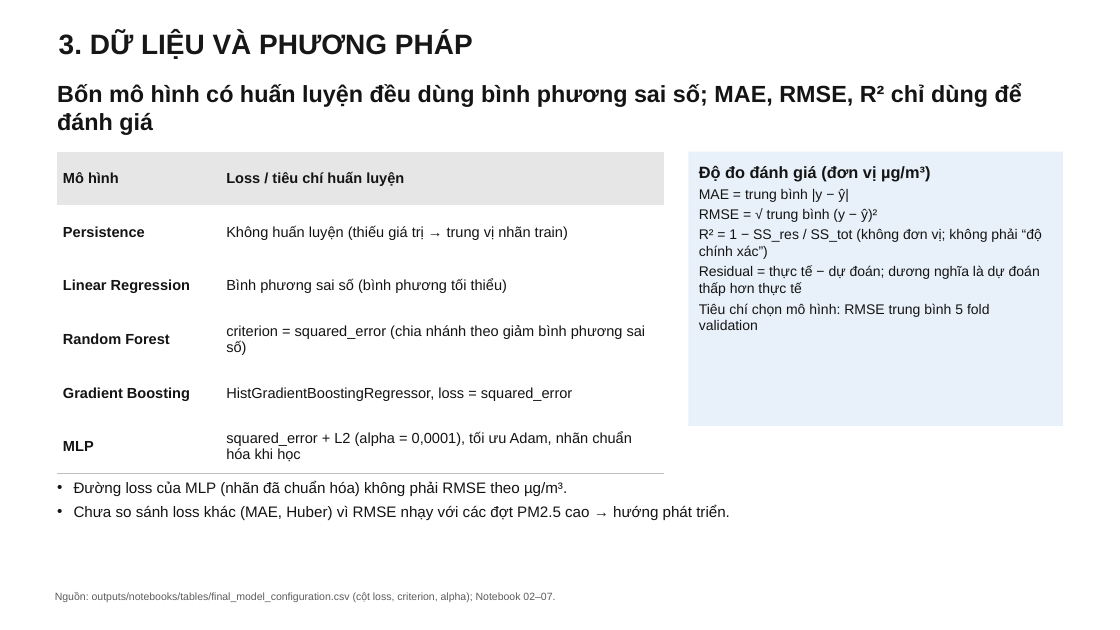
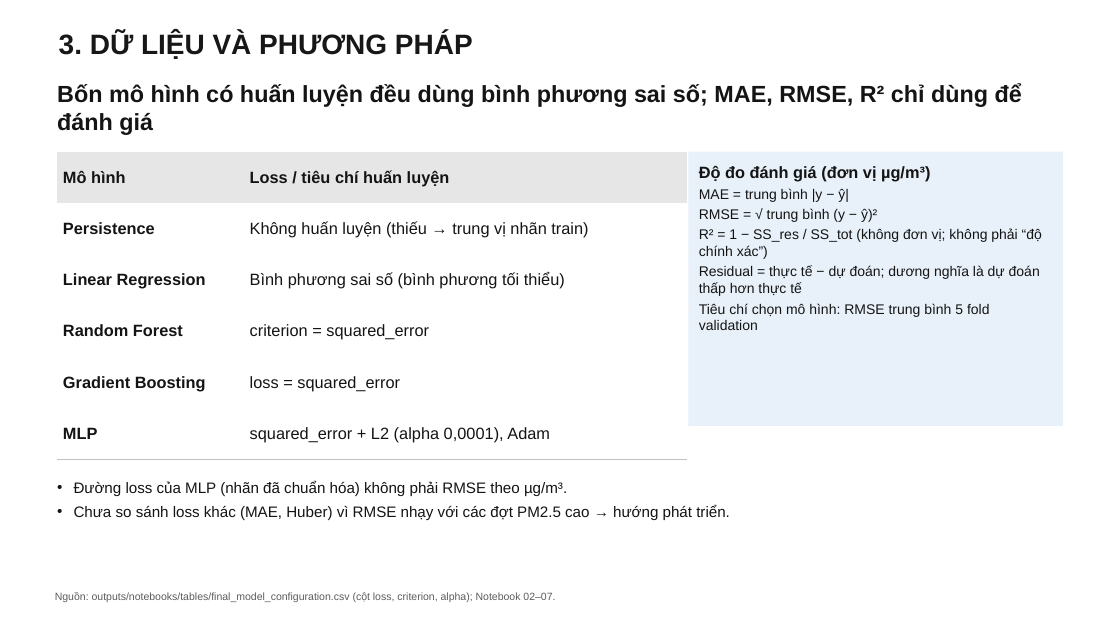
Before and after one commit to bjruly/sgu_finalproject_machinelearning_2026-2027, a slide deck: slide 12 of docs/Nhom10__Slide.pptx. Drawn at 1120x630 pixels with LibreOffice and Linux fonts; fonts in the diff are those of the drawing. Boxes give left, top, right and bottom in pixels: in the first picture for what was removed or moved away, otherwise in the second. Text is boxed around its words. In the diff, an @@ line names an element or a change of style, - is before the commit and + after.

Commit message:
Revise the slides: readable tables, softer overfitting claims, team shares
Bảng ở slide chính dùng chữ 14 pt (phụ lục 13-14 pt) sau khi rút gọn nội
dung; sửa lời bình overfitting và bootstrap theo rà soát; slide phân công
có tỷ lệ đóng góp; sửa tham chiếu Hình 9 và đơn vị R².

```diff
--- a/docs/Nhom10__Slide.pptx
+++ b/docs/Nhom10__Slide.pptx
@@ table at <box>57,152,687,460</box> @@
-row 2, column 2: Không huấn luyện (thiếu giá trị → trung vị nhãn train)
+row 2, column 2: Không huấn luyện (thiếu → trung vị nhãn train)
-row 4, column 2: criterion = squared_error (chia nhánh theo giảm bình phương sai số)
+row 4, column 2: criterion = squared_error
-row 5, column 2: HistGradientBoostingRegressor, loss = squared_error
+row 5, column 2: loss = squared_error
-row 6, column 2: squared_error + L2 (alpha = 0,0001), tối ưu Adam, nhãn chuẩn hóa khi học
+row 6, column 2: squared_error + L2 (alpha 0,0001), Adam
@@ size 12.5 to 14 pt in "Mô hình", "Loss / tiêu chí huấn luyện", "Persistence", "Linear Regression" and 4 more places @@
@@ table: place and size @@
-table at <box>57,152,664,474</box>
+table at <box>57,152,687,460</box>
```
Also in this commit, not shown: 18 other slides changed.
